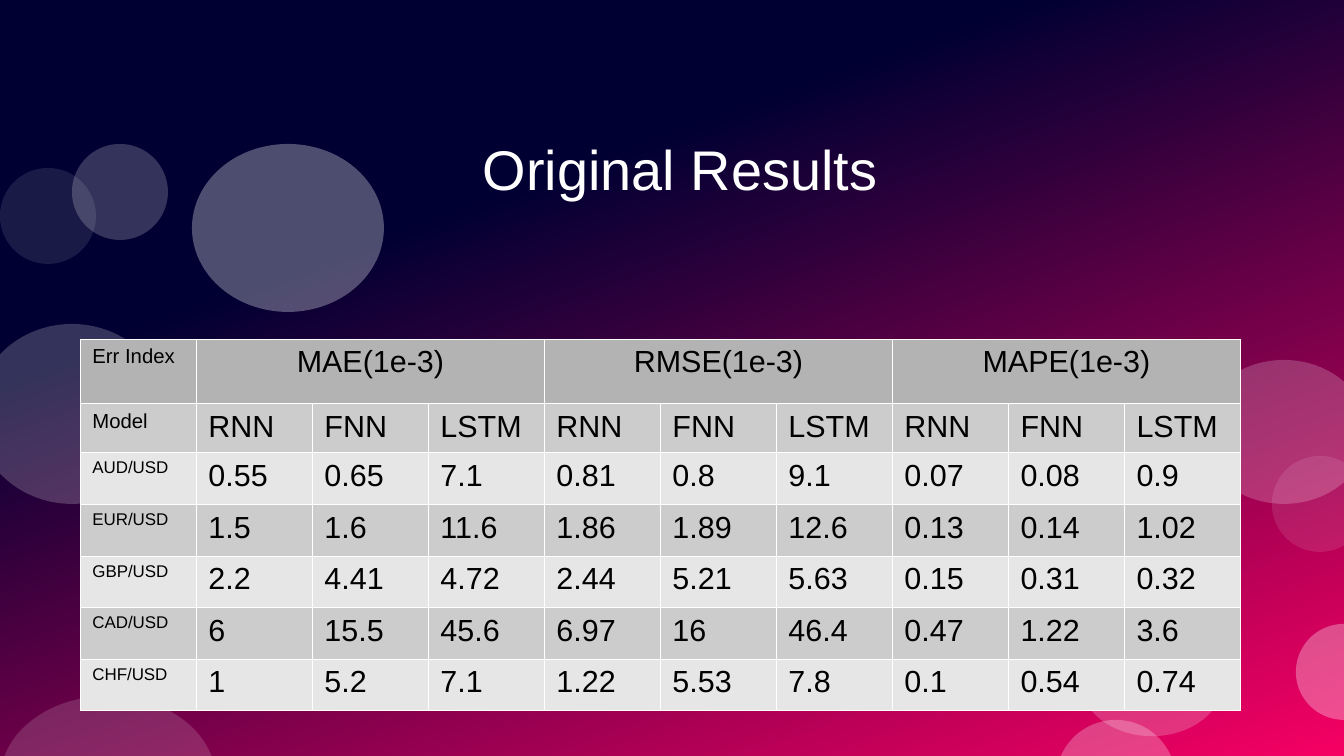
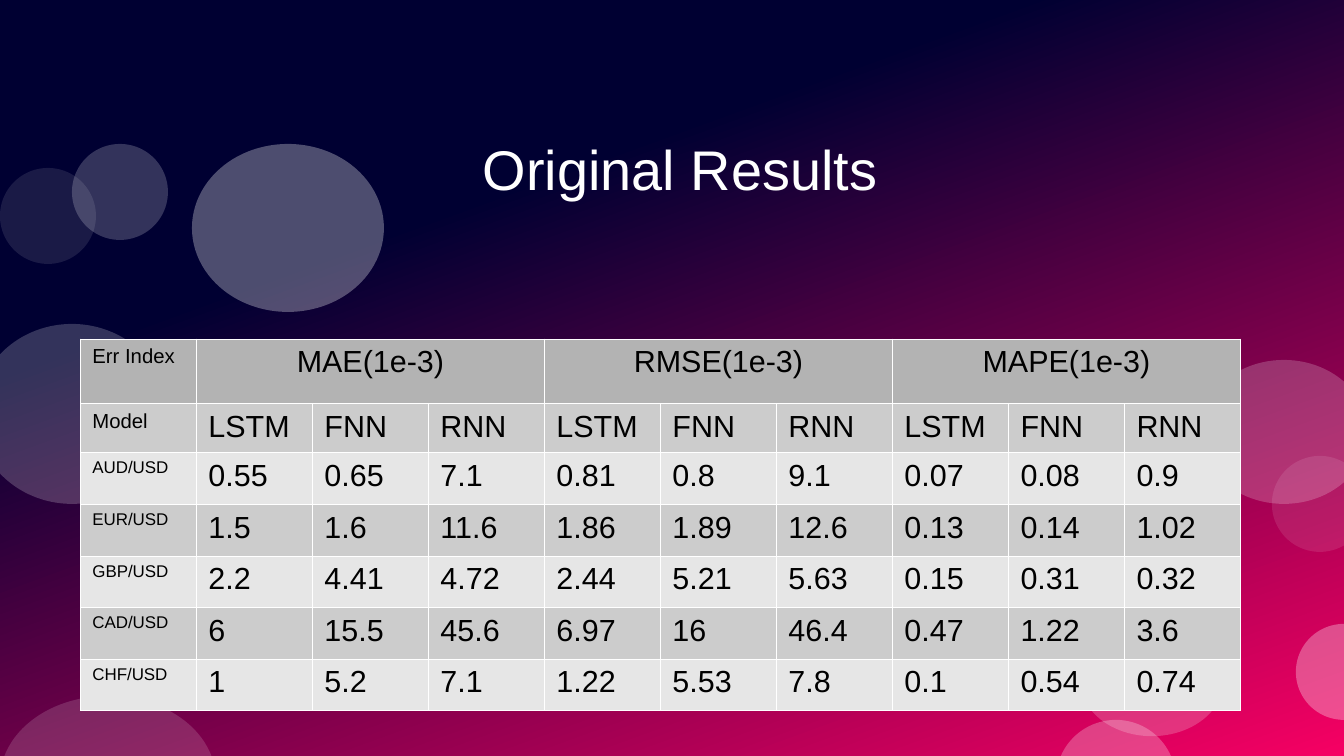
Before and after one commit to P3rdix/DL_Currency_Exchange_Rate, a slide deck: slide 5 of DL_PPT.odp. Drawn at 1344x756 pixels with LibreOffice and Linux fonts; fonts in the diff are those of the drawing. Boxes give left, top, right and bottom in pixels: in the first picture for what was removed or moved away, otherwise in the second. Text is boxed around its words. In the diff, an @@ line names an element or a change of style, - is before the commit and + after.

Commit message:
New slides added

```diff
--- a/DL_PPT.odp
+++ b/DL_PPT.odp
@@ table at (80, 339, 1239, 709) @@
-row 2: Model | RNN | FNN | LSTM | RNN | FNN | LSTM | RNN | FNN | LSTM
+row 2: Model | LSTM | FNN | RNN | LSTM | FNN | RNN | LSTM | FNN | RNN
```
Also in this commit, not shown: 1 slide added.
